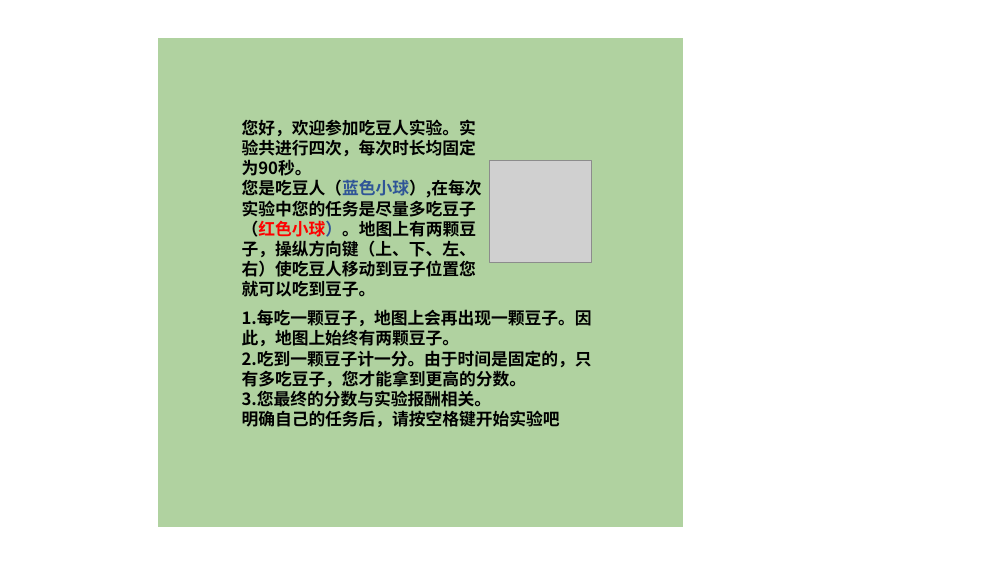
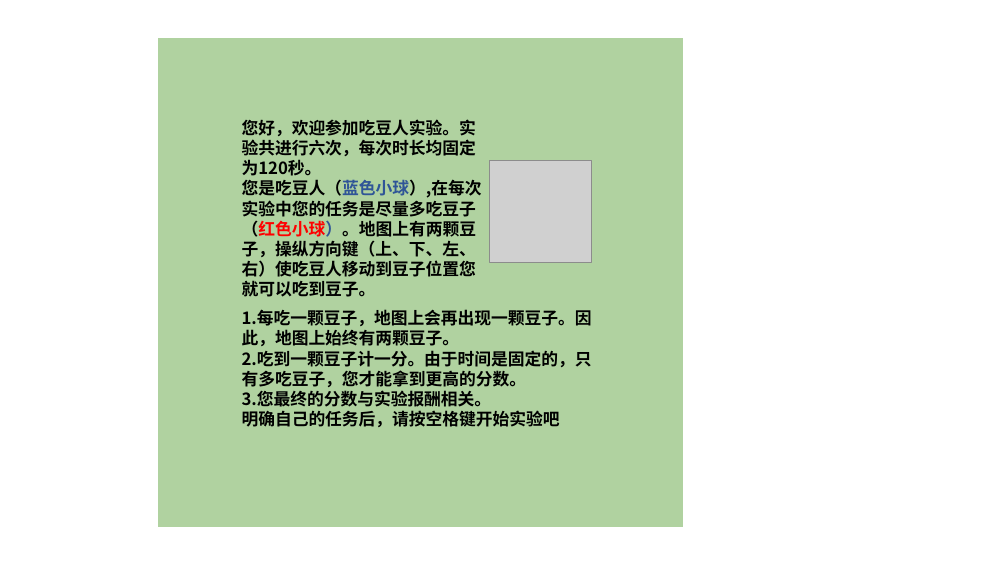
Before and after one commit to xuhaokui/GoalCommitmentPacmanSingle, a slide deck: slide 1 of Pictures/introduction.pptx. Drawn at 1008x567 pixels with LibreOffice and Linux fonts; fonts in the diff are those of the drawing; grey boxes stand for pictures. Boxes give left, top, right and bottom in pixels: in the first picture for what was removed or moved away, otherwise in the second. Text is boxed around its words. In the diff, an @@ line names an element or a change of style, - is before the commit and + after.

```diff
--- a/Pictures/introduction.pptx
+++ b/Pictures/introduction.pptx
@@ text in rectangle at [242, 119, 476, 176]: text changed @@
-    您好，欢迎参加吃豆人实验。实验共进行四次，每次时长均固定为90秒。
+    您好，欢迎参加吃豆人实验。实验共进行六次，每次时长均固定为120秒。
```
Also in this commit, not shown: 5 other files.
